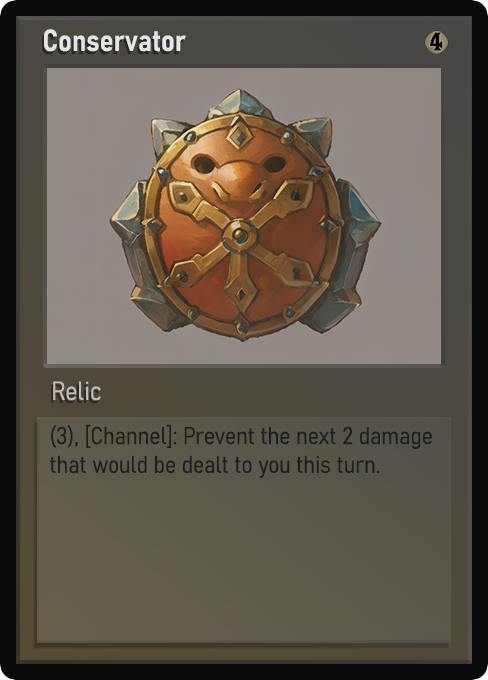
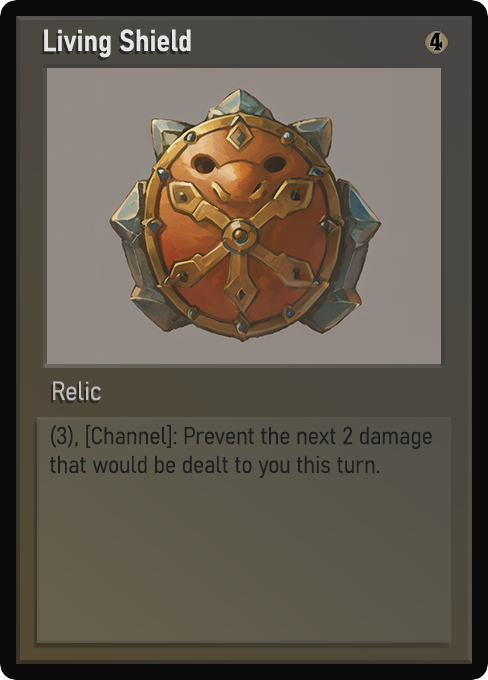
Layers edited between the first and the second 488 x 680 image:
painted on "Name" over [44, 29, 191, 58]
